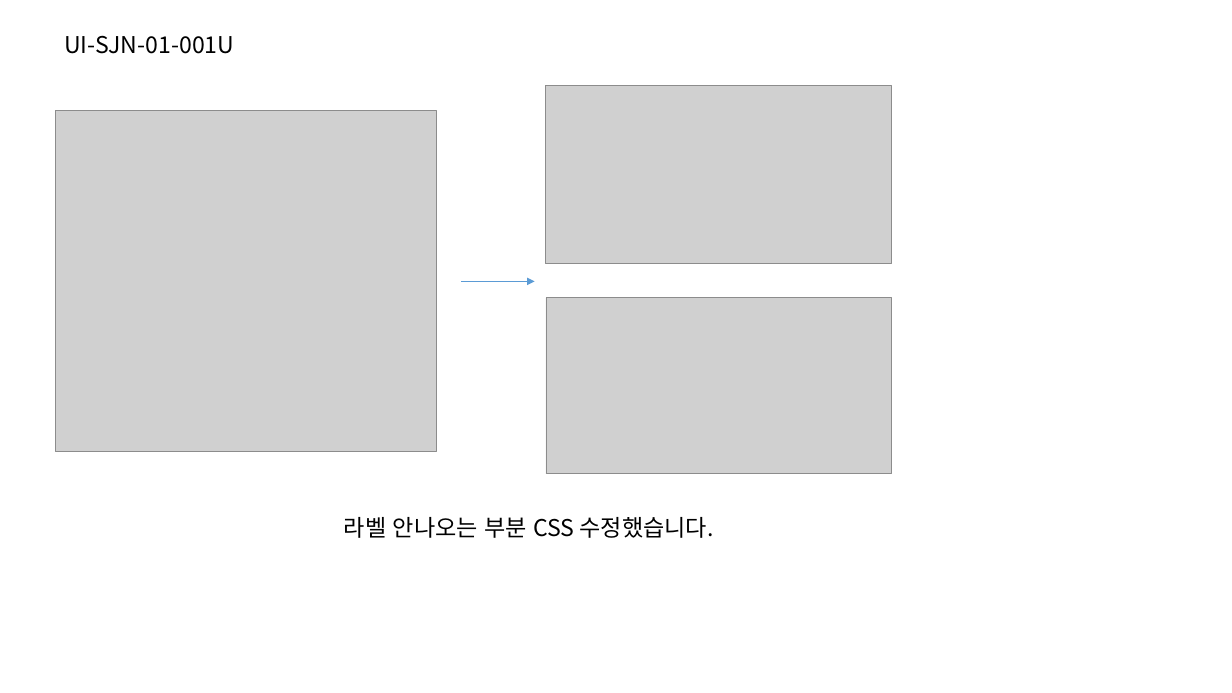
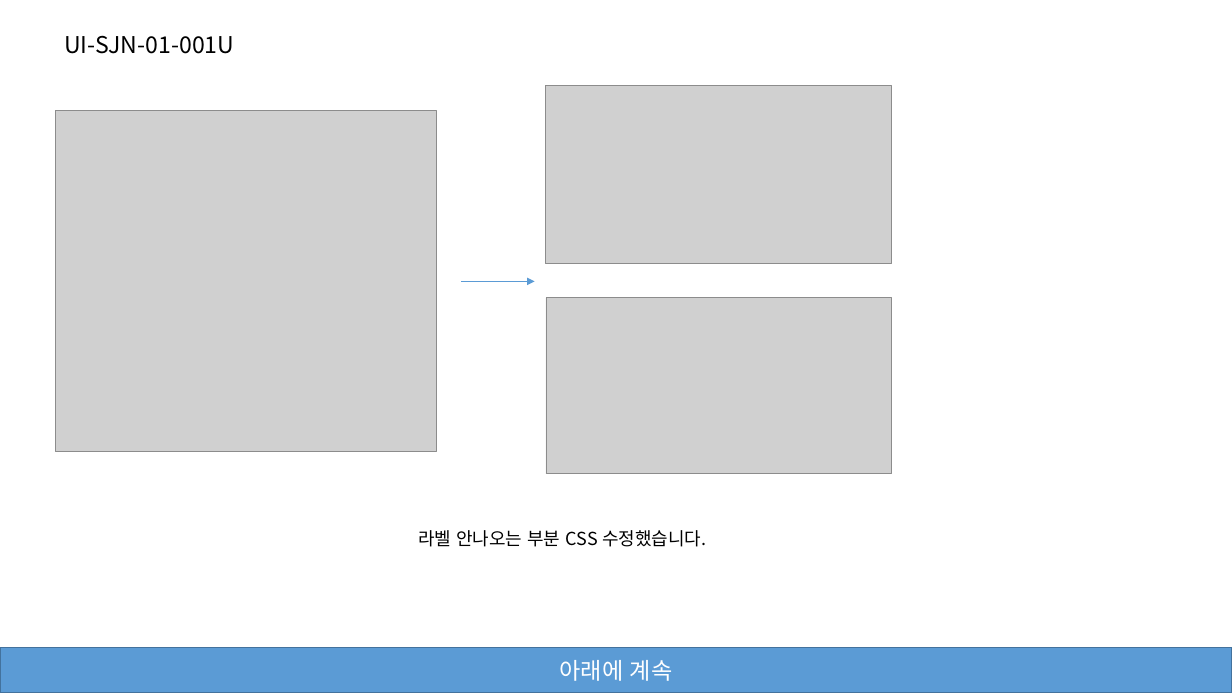
Before and after one commit to jeoungGyy/sejong, a slide deck: slide 1 of ppt/03-18.pptx. Drawn at 1232x693 pixels with LibreOffice and Linux fonts; fonts in the diff are those of the drawing; grey boxes stand for pictures. Boxes give left, top, right and bottom in pixels: in the first picture for what was removed or moved away, otherwise in the second. Text is boxed around its words. In the diff, an @@ line names an element or a change of style, - is before the commit and + after.

Commit message:
03-18.pptx 수정

```diff
--- a/ppt/03-18.pptx
+++ b/ppt/03-18.pptx
@@ text "라벨 안나오는 부분 CSS 수정했습니다.": place and size @@
-text "라벨 안나오는 부분 CSS 수정했습니다." at (344, 517, 714, 538)
+text "라벨 안나오는 부분 CSS 수정했습니다." at (418, 530, 706, 547)
@@ text "라벨 안나오는 부분 CSS 수정했습니다." at (418, 530, 706, 547): size 18 to 14 pt @@
@@ rectangle added at (0, 648, 1232, 693), fill #5B9BD5, outline #43739E 1 pt, 18 pt, text #FFFFFF @@
+아래에 계속
```
Also in this commit, not shown: 4 slides added, 1 slide removed, 6 other files.
